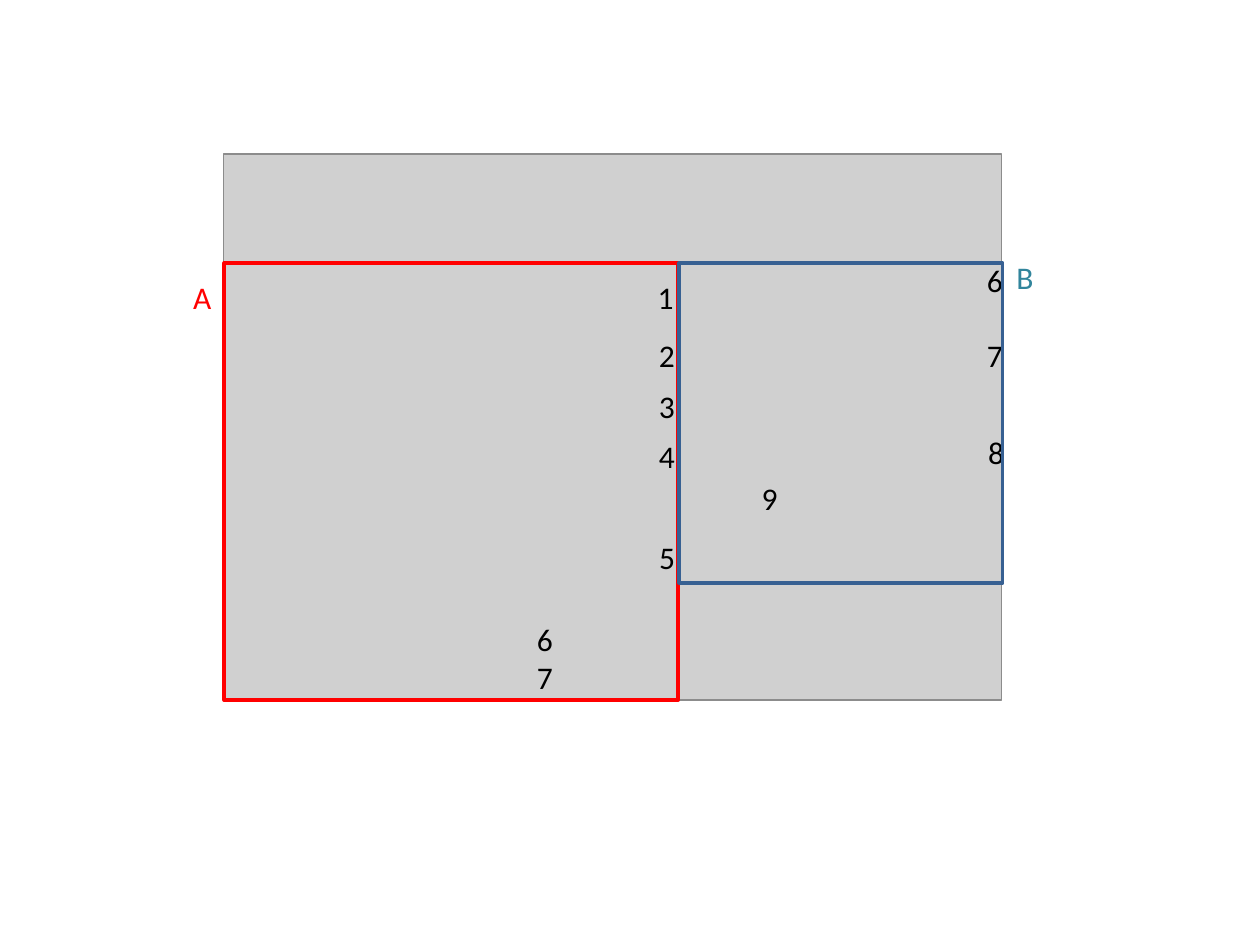
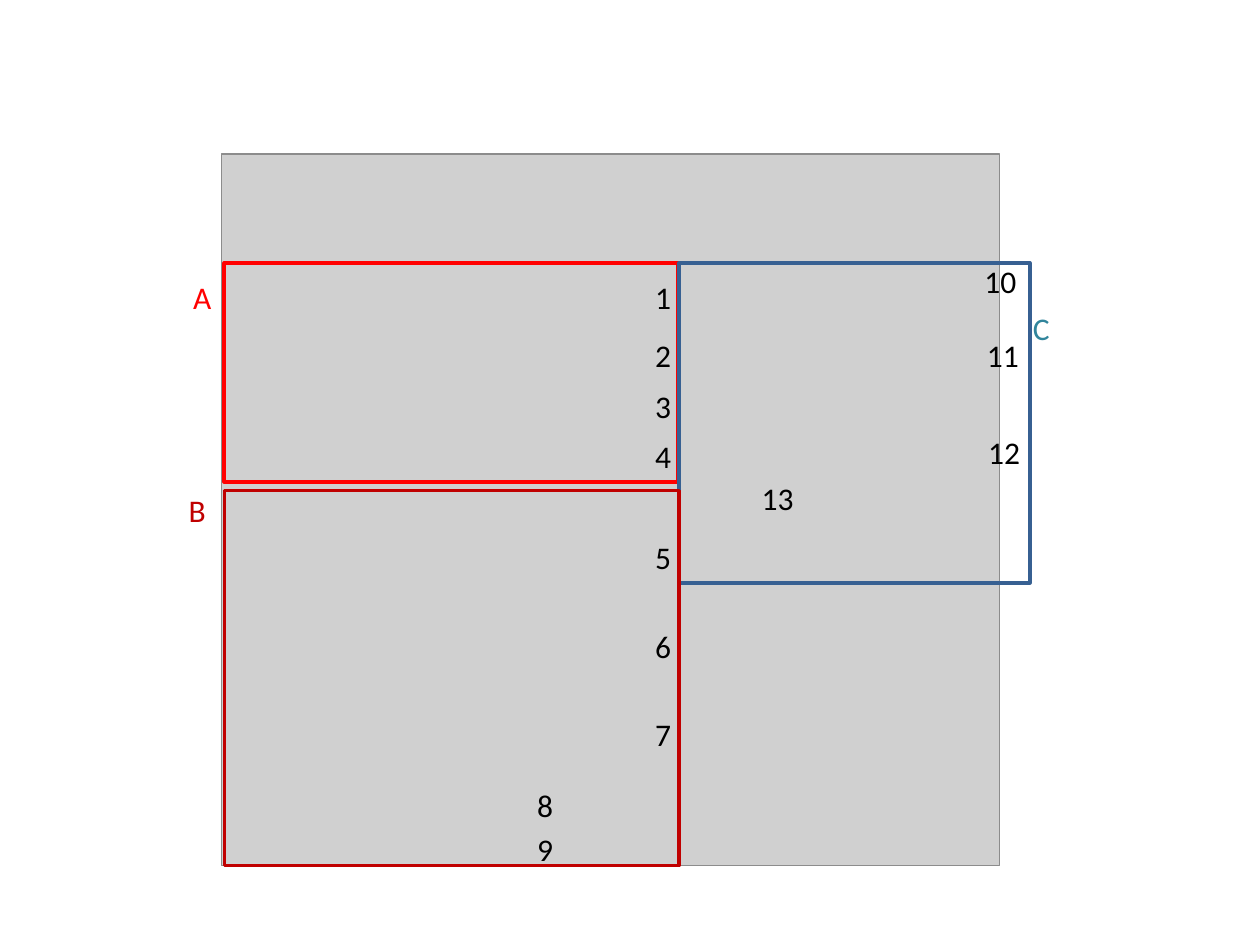
Before and after one commit to DePrettoM/EEGpal, a slide deck: slide 26 of Manuels/picture_EEGpal_manuals.pptx. Drawn at 1260x945 pixels with LibreOffice and Linux fonts; fonts in the diff are those of the drawing; grey boxes stand for pictures. Boxes give left, top, right and bottom in pixels: in the first picture for what was removed or moved away, otherwise in the second. Text is boxed around its words. In the diff, an @@ line names an element or a change of style, - is before the commit and + after.

```diff
--- a/Manuels/picture_EEGpal_manuals.pptx
+++ b/Manuels/picture_EEGpal_manuals.pptx
@@ picture resized from (x1=223, y1=154, x2=1002, y2=699) to (x1=222, y1=154, x2=1000, y2=866) @@
@@ rectangle resized from (x1=224, y1=263, x2=678, y2=701) to (x1=224, y1=263, x2=678, y2=483) @@
@@ rectangle resized from (x1=679, y1=263, x2=1003, y2=583) to (x1=679, y1=263, x2=1029, y2=583) @@
@@ text at (x1=984, y1=266, x2=1016, y2=300): text changed @@
-6
+10
@@ text added at (x1=1033, y1=319, x2=1050, y2=340), 18 pt, text #31859C @@
+C
@@ text at (x1=987, y1=340, x2=1019, y2=374): text changed @@
-7
+11
@@ text added at (x1=988, y1=438, x2=1020, y2=472), 18 pt, text #000000 @@
+12
@@ text "B" moved from (x1=1016, y1=268, x2=1033, y2=289) to (x1=189, y1=501, x2=206, y2=522) @@
@@ text "B" at (x1=189, y1=501, x2=206, y2=522): text colour #31859C to #C00000 @@
@@ rectangle added at (x1=224, y1=490, x2=679, y2=866), outline #C00000 2 pt @@
@@ text added at (x1=762, y1=489, x2=794, y2=511), 18 pt, text #000000 @@
+13
@@ 4 texts moved together from (x1=659, y1=346, x2=675, y2=569) to (x1=655, y1=346, x2=671, y2=569) @@
@@ text "6" moved from (x1=537, y1=629, x2=553, y2=652) to (x1=655, y1=636, x2=671, y2=658) @@
@@ text "7" moved from (x1=537, y1=668, x2=553, y2=689) to (x1=655, y1=725, x2=671, y2=746) @@
@@ text "8" rewrapped from (x1=988, y1=438, x2=1004, y2=472) to (x1=537, y1=795, x2=553, y2=818) @@
@@ text "9" rewrapped from (x1=762, y1=489, x2=778, y2=510) to (x1=537, y1=840, x2=553, y2=868) @@
```
Also in this commit, not shown: 3 other files.
